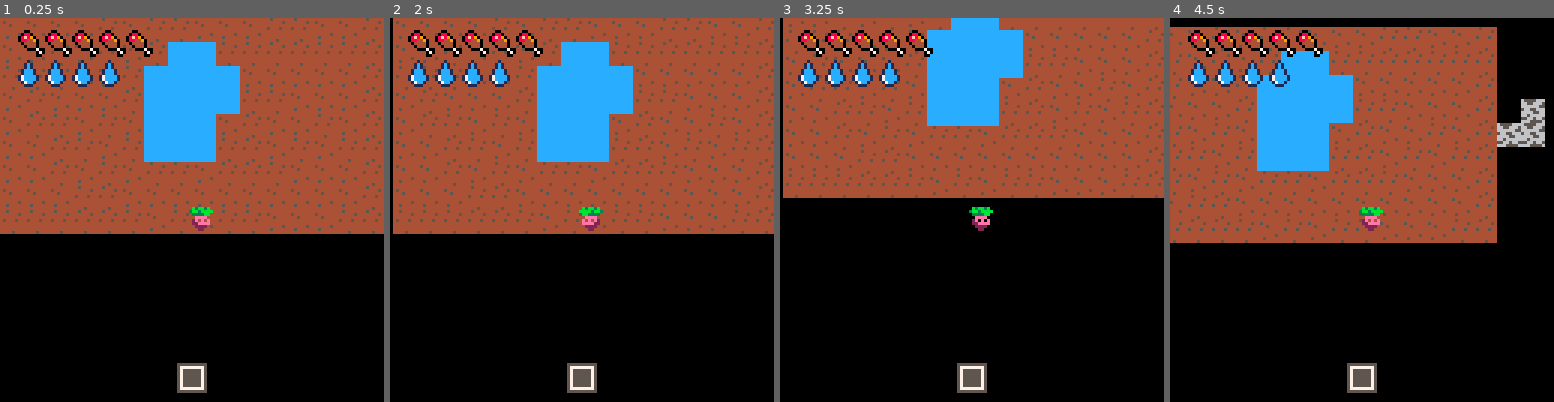
Above: before the commit, frames 1-4 (left to right).
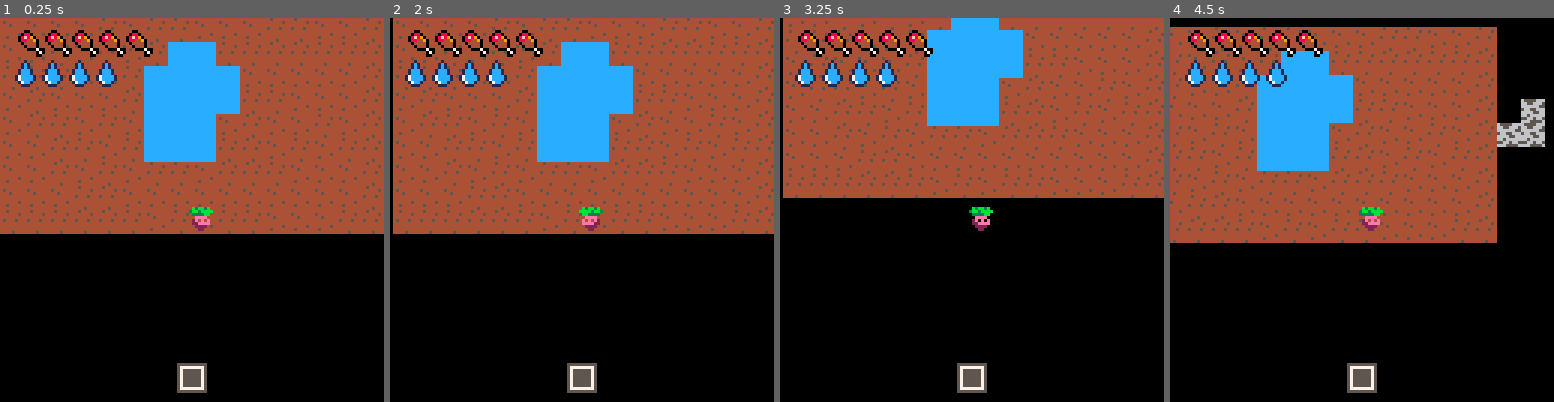
Above: after the commit, the same moments.

Repository: lucaslng/jamhacks-climatastrophe
Game: PICO-8 cartridge climate-collapse.p8
The game is run twice, just before and just after one commit, with the same random seed, the same clock (stepped at 60 frames per second) and the same inputs.
Inputs:
- Up to frame 1 (0.25 s): no input
- Up to frame 2 (2 s): tap O (Z key) at 0.33, 0.7, 1.43 s; hold Left from 1.97 s (still down)
- Up to frame 3 (3.25 s): tap O (Z key) at 2.22, 3.1 s; release Left at 2.37 s; hold Down 2.42-2.82 s; hold Right from 2.87 s (still down)
- Up to frame 4 (4.5 s): release Right at 3.53 s; hold Up 3.58-4.08 s; tap O (Z key) at 3.98 s; hold Right from 4.13 s (still down)

The runs differ from the first frame. In frame 1, 0.9% of the frame differs, in the area x 3-32%, y 10-18%; in frame 2, 0.9%; in frame 3, 0.9%; in frame 4, 0.9%.

Commit message:
hunger + thirst when you move

Diff:
--- a/climate-collapse.p8
+++ b/climate-collapse.p8
@@ -114,12 +115,36 @@
 end
 
 function _update()
-	if (btn(0)) Player:moveleft(1)
-	if (btn(1)) Player:moveright(1)
-	if (btn(2)) Player:moveup(1)
-	if (btn(3)) Player:movedown(1)
-
-	if btn(4) then
+	local moved = false
+
+	if (btn(0)) then Player:moveleft(1) moved = true end
+	if (btn(1)) then Player:moveright(1) moved = true end
+	if (btn(2)) then Player:moveup(1) moved = true end
+	if (btn(3)) then Player:movedown(1) moved = true end
+
+	if moved then
+		if Player.hunger_timer == nil then
+			Player.hunger_timer = 0
+		end
+
+		Player.hunger_timer += 1
+
+		-- hunger drains when moving
+		if Player.hunger_timer >= 300 then
+			Player.hunger = max(0, Player.hunger - 0.5)
+			Player.hunger_timer = 0
+		end
+
+		-- thirst drains when moving
+		if Player.thirst_timer == nil then Player.thirst_timer = 0 end
+			Player.thirst_timer += 1
+			if Player.thirst_timer >= 150 then
+				Player.thirst = max(0, Player.thirst - 1)
+				Player.thirst_timer = 0
+		end
+	end
+
+	if btn(4) then		-- z
 		if mget(Player:celx(), Player:cely()) == 8 then
 			Player:drink(1)
 		end
@@ -155,15 +180,31 @@
 	-- draw hud after resetting camera
 	camera()
 
-	for i = 1, Player.thirst, 1 do
-		spr(5, i * 9 - 3, 14, 2, 2)
+	local full_thirst = flr(Player.thirst)
+	local half_thirst = Player.thirst - full_thirst >= 0.5
+
+	for i = 1, full_thirst do
+		spr(5, i * 9 - 4, 14, 2, 2) -- full thirst sprite
+	end
+
+	if half_thirst then
+		spr(44, (full + 1) * 9 - 4, 14, 2, 2) -- half thirst sprite
 	end
 
 	palt(green, true)
 	palt(black, false)
-	for i = 1, Player.hunger, 1 do
-		spr(3, i * 9 - 4, 3, 2, 2)
-	end
+
+	local full_hunger = flr(Player.hunger)
+	local half_hunger = Player.hunger - full_hunger >= 0.5
+
+	for i = 1, full_hunger do
+		spr(3, i * 9 - 4, 3, 2, 2) -- full hunger sprite
+	end
+
+	if half_thirst then
+		spr(37, (full + 1) * 9 - 4, 3, 2, 2) -- half hunger sprite
+	end
+
 	palt()
 	-- print("" .. Player.x .. " " .. Player.y .. "", 3, 20, white)
 
@@ -204,22 +245,22 @@
 000000000000000000000000bbbbbbbbbbbbbbbb0000000000000000000000000000000000000000000000000000000000000000000000000000000000000000
 000000000000000000000000bbbbbbbbbbbbbbbb0000000000000000000000000000000000000000000000000000000000000000000000000000000000000000
 000000000000000000000000bbbbbbbbbbbbbbbb0000000000000000000000000000000000000000000000000000000000000000000000000000000000000000
-00000000bbbbbb0000bbbbbb44444444445444440000000000000000000000000000000000000000000000000000000000000000000000000000000000000000
-00000000bbbbb0cccc0bbbbb45444444444444540000000000000000000000000000000000000000000000000000000000000000000000000000000000000000
-00000000bbbb0cbbbbc0bbbb44454444444444440000000000000000000000000000000000000000000000000000000000000000000000000000000000000000
-00000000bbb0cb77bbbc0bbb44444444454445440000000000000000000000000000000000000000000000000000000000000000000000000000000000000000
-00000000bbb0cb7bbbbc0bbb44444444444444440000000000000000000000000000000000000000000000000000000000000000000000000000000000000000
-00000000bbb0cbbbbbbc0bbb44444454444444440000000000000000000000000000000000000000000000000000000000000000000000000000000000000000
-00000000bbb0cbbbbbbc0bbb44544444444444440000000000000000000000000000000000000000000000000000000000000000000000000000000000000000
-00000000bbbb0cbbbbc0bbbb44444444444454440000000000000000000000000000000000000000000000000000000000000000000000000000000000000000
-00000000bbbbb0cccc0bbbbb00000000000000000000000000000000000000000000000000000000000000000000000000000000000000000000000000000000
-00000000bbbbbb0000bbbbbb00000000000000000000000000000000000000000000000000000000000000000000000000000000000000000000000000000000
-00000000bbbbbbbbbbbbbbbb00000000000000000000000000000000000000000000000000000000000000000000000000000000000000000000000000000000
-00000000bbbbbbbbbbbbbbbb00000000000000000000000000000000000000000000000000000000000000000000000000000000000000000000000000000000
-00000000bbbbbbbbbbbbbbbb00000000000000000000000000000000000000000000000000000000000000000000000000000000000000000000000000000000
-00000000bbbbbbbbbbbbbbbb00000000000000000000000000000000000000000000000000000000000000000000000000000000000000000000000000000000
-00000000bbbbbbbbbbbbbbbb00000000000000000000000000000000000000000000000000000000000000000000000000000000000000000000000000000000
-00000000bbbbbbbbbbbbbbbb00000000000000000000000000000000000000000000000000000000000000000000000000000000000000000000000000000000
+00000000bbbbbb0000bbbbbb4444444444544444bbbbbbbbbbbbbbbb0000000000000000000000000000000000000000bbb1bbbbbbbbbbbb0000000000000000
+00000000bbbbb0cccc0bbbbb4544444444444454bbbbbbbbbbbbbbbb0000000000000000000000000000000000000000bb1cbbbbbbbbbbbb0000000000000000
+00000000bbbb0cbbbbc0bbbb4445444444444444bb0bbbbbbbbbbbbb0000000000000000000000000000000000000000bb1cbbbbbbbbbbbb0000000000000000
+00000000bbb0cb77bbbc0bbb4444444445444544b08fbbbbbbbbbbbb0000000000000000000000000000000000000000b1ccbbbbbbbbbbbb0000000000000000
+00000000bbb0cb7bbbbc0bbb4444444444444444b0884bbbbbbbbbbb0000000000000000000000000000000000000000b1ccbbbbbbbbbbbb0000000000000000
+00000000bbb0cbbbbbbc0bbb4444445444444444bb0444bbbbbbbbbb000000000000000000000000000000000000000017ccbbbbbbbbbbbb0000000000000000
+00000000bbb0cbbbbbbc0bbb4454444444444444bbb0444bbbbbbbbb000000000000000000000000000000000000000017ccbbbbbbbbbbbb0000000000000000
+00000000bbbb0cbbbbc0bbbb4444444444445444bbbb0007bbbbbbbb0000000000000000000000000000000000000000b17cbbbbbbbbbbbb0000000000000000
+00000000bbbbb0cccc0bbbbb0000000000000000bbbbbbb07bbbbbbb0000000000000000000000000000000000000000bb11bbbbbbbbbbbb0000000000000000
+00000000bbbbbb0000bbbbbb0000000000000000bbbbbbb00bbbbbbb0000000000000000000000000000000000000000bbbbbbbbbbbbbbbb0000000000000000
+00000000bbbbbbbbbbbbbbbb0000000000000000bbbbbbbbbbbbbbbb0000000000000000000000000000000000000000bbbbbbbbbbbbbbbb0000000000000000
+00000000bbbbbbbbbbbbbbbb0000000000000000bbbbbbbbbbbbbbbb0000000000000000000000000000000000000000bbbbbbbbbbbbbbbb0000000000000000
+00000000bbbbbbbbbbbbbbbb0000000000000000bbbbbbbbbbbbbbbb0000000000000000000000000000000000000000bbbbbbbbbbbbbbbb0000000000000000
+00000000bbbbbbbbbbbbbbbb0000000000000000bbbbbbbbbbbbbbbb0000000000000000000000000000000000000000bbbbbbbbbbbbbbbb0000000000000000
+00000000bbbbbbbbbbbbbbbb0000000000000000bbbbbbbbbbbbbbbb0000000000000000000000000000000000000000bbbbbbbbbbbbbbbb0000000000000000
+00000000bbbbbbbbbbbbbbbb0000000000000000bbbbbbbbbbbbbbbb0000000000000000000000000000000000000000bbbbbbbbbbbbbbbb0000000000000000
 __map__
 2323232324232424232323242423232400000000000000000000000000000000000000000000000000000000000000000000000000000000000000000000000000000000000000000000000000000000000000000000000000000000000000000000000000000000000000000000000000000000000000000000000000000000
 2323242324232408082424242424242400000000000000000000000000000000000000000000000000000000000000000000000000000000000000000000000000000000000000000000000000000000000000000000000000000000000000000000000000000000000000000000000000000000000000000000000000000000
